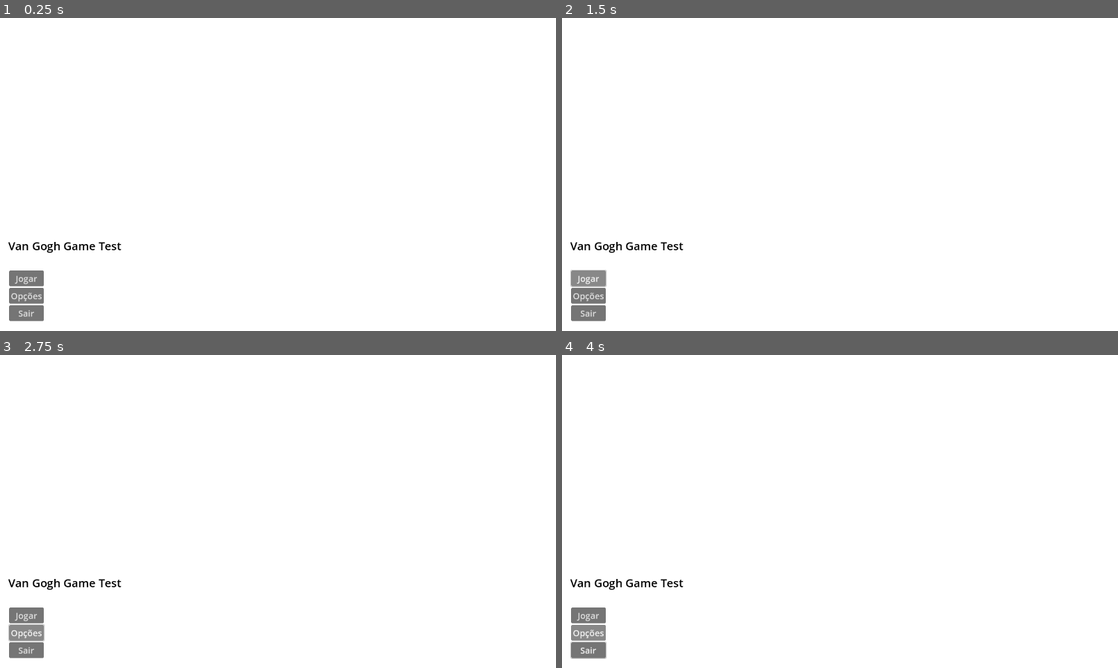
Above: before the commit, frames 1-4 (two rows, left to right).
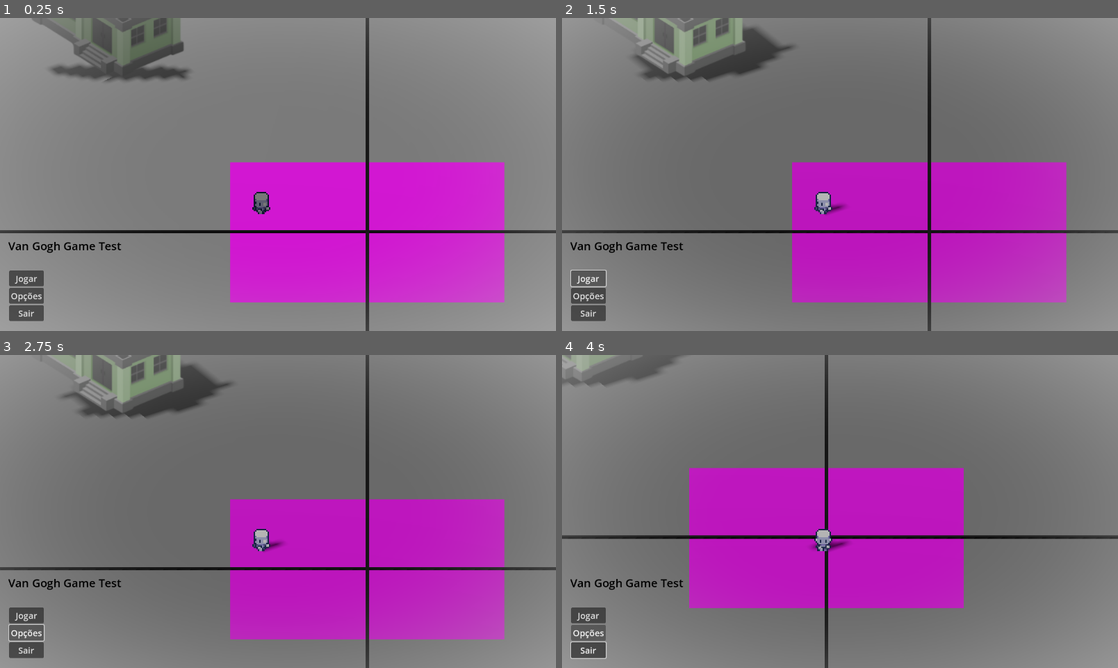
Above: after the commit, the same moments.

Repository: AkiraNim/Van-Gogh-Game
Game: Godot game, scene res://Scenes/Test_Scenes/main_menu_test.tscn
Same seed, same stepped clock (60 frames per second), same inputs: the game is played once before the commit and once after it. This scene is started directly instead of the project's main scene.
Inputs:
- Up to frame 1 (0.25 s): no input
- Up to frame 2 (1.5 s): click "Jogar" at 0.5 s; click "Jogar" at 1.25 s
- Up to frame 3 (2.75 s): click "Opções" at 2 s
- Up to frame 4 (4 s): tap Enter at 2.75 s; hold Right (move_right) 2.78-3.53 s; hold Down (move_down) from 3.53 s (still down)

The runs differ from the first frame. In frame 1, 100% of the frame differs, in the area x 0-100%, y 0-100%; in frame 2, 100%; in frame 3, 100%; in frame 4, 100%.

Commit message:
feat: update test on main menu

Diff:
--- a/van-gogh-game/Scenes/Test_Scenes/main_menu_test.tscn
+++ b/van-gogh-game/Scenes/Test_Scenes/main_menu_test.tscn
@@ -1,6 +1,15 @@
-[gd_scene load_steps=2 format=3 uid="uid://bauhhjaxsi0jn"]
+[gd_scene load_steps=5 format=3 uid="uid://bauhhjaxsi0jn"]
+
+[ext_resource type="Shader" uid="uid://dwl85yfj0oh1d" path="res://Shaders/Test/main_menu_test.gdshader" id="1_rhw2h"]
+[ext_resource type="PackedScene" uid="uid://byea2f83c6rla" path="res://Scenes/Test_Scenes/test_scene2.tscn" id="1_y48hc"]
 
 [sub_resource type="CanvasTexture" id="CanvasTexture_m2p35"]
+
+[sub_resource type="ShaderMaterial" id="ShaderMaterial_vfexa"]
+shader = ExtResource("1_rhw2h")
+shader_parameter/fade_color = Color(0.7497805, 0.7497799, 0.74977994, 1)
+shader_parameter/radius = 0.6950000330125
+shader_parameter/softness = 0.5
 
 [node name="Control" type="Control"]
 layout_mode = 3
@@ -16,6 +25,18 @@
 offset_right = 1280.0
 offset_bottom = 720.0
 texture = SubResource("CanvasTexture_m2p35")
+
+[node name="SubViewportContainer" type="SubViewportContainer" parent="."]
+material = SubResource("ShaderMaterial_vfexa")
+layout_mode = 0
+offset_right = 1280.0
+offset_bottom = 720.0
+
+[node name="SubViewport" type="SubViewport" parent="SubViewportContainer"]
+size = Vector2i(1280, 720)
+
+[node name="TestScene2" parent="SubViewportContainer/SubViewport" instance=ExtResource("1_y48hc")]
+transform = Transform3D(1, 0, 0, 0, 1, 0, 0, 0, 1, -0.835762, 0.23278809, -0.13537598)
 
 [node name="Label" type="Label" parent="."]
 layout_mode = 0
--- /dev/null
+++ b/van-gogh-game/Shaders/Test/main_menu_test.gdshader
@@ -0,0 +1,25 @@
+// Define que este é um shader para um objeto 2D
+shader_type canvas_item;
+
+// Variáveis que poderemos editar no Inspetor para ajustar o efeito
+uniform vec4 fade_color : source_color = vec4(0.0, 0.0, 0.0, 1.0); // Cor para a qual as bordas irão "apagar"
+uniform float radius : hint_range(0.0, 1.0) = 0.5; // O raio do círculo nítido (0.5 = metade da tela)
+uniform float softness : hint_range(0.0, 1.0) = 0.5; // A suavidade da borda do círculo
+
+void fragment() {
+    // Pega a cor original do pixel vinda do SubViewport
+    vec4 original_color = texture(TEXTURE, UV);
+
+    // Calcula a distância de cada pixel ao centro da tela (que é 0.5, 0.5)
+    float dist = distance(UV, vec2(0.5));
+
+    // Cria a máscara circular suave.
+    // smoothstep cria uma transição suave entre dois valores.
+    // Isso resulta em 'mask' sendo 1.0 no centro e 0.0 nas bordas.
+    float mask = 1.0 - smoothstep(radius - softness, radius + softness, dist);
+
+    // Mistura a cor original com a cor do "fade" usando a máscara como fator.
+    // Onde a máscara é 1.0, a cor final é 100% a cor original.
+    // Onde a máscara é 0.0, a cor final é 100% a cor do fade.
+    COLOR = mix(fade_color, original_color, mask);
+}
Not shown, added: van-gogh-game/Shaders/Test/main_menu_test.gdshader.uid
